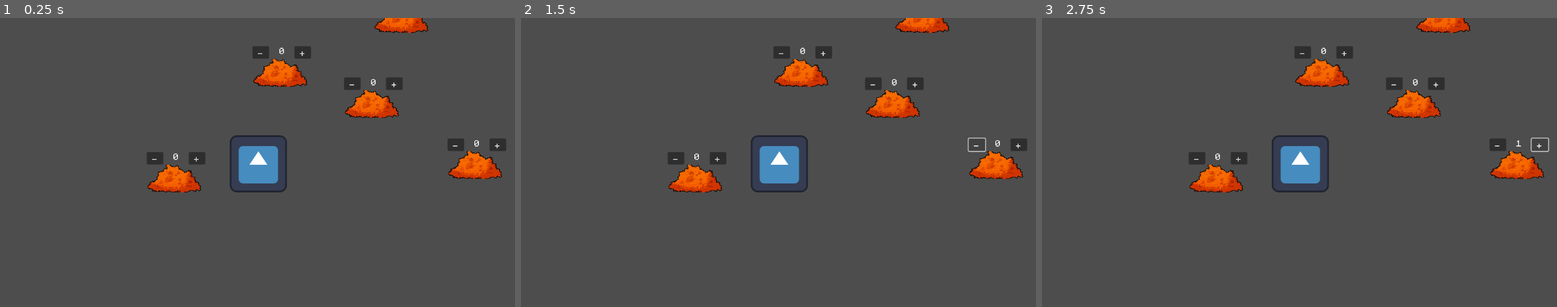
Above: before the commit, frames 1-3 (left to right).
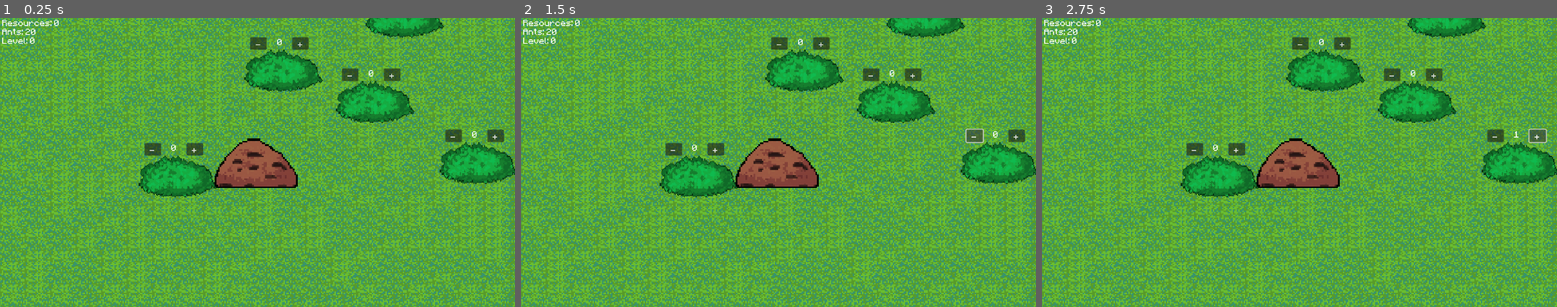
Above: after the commit, the same moments.

Repository: korperka/MuravyinayaVoina2
Game: Godot game, scene res://main_scene.tscn
Two runs of this game, one before a commit and one after it. Both use one fixed random seed, a clock stepped at 60 frames per second and the inputs below. The engine's default icon, where the game draws it, is replaced by a stand-in: a white triangle on a blue panel in a dark square.
Inputs:
- Up to frame 1 (0.25 s): no input
- Up to frame 2 (1.5 s): click "+" at 0.5 s; click "-" at 1.25 s
- Up to frame 3 (2.75 s): click "+" at 2 s

The runs differ from the first frame. In frame 1, 100% of the frame differs, in the area x 0-100%, y 0-100%; in frame 2, 100%; in frame 3, 100%.

Commit message:
improved movement, etc

Diff:
--- a/ant.gd
+++ b/ant.gd
@@ -3,21 +3,89 @@
 class_name Ant
 
 @onready var animated_sprite = $AnimatedSprite2D
-# Максимальная скорость движения
 var max_speed = 500
-# Минимальная скорость движения
 var min_speed = 20
 
 var target_position = Vector2.ZERO
-var viewport_size = Vector2.ZERO
-@export
-var direction = Vector2.ZERO
+var initial_position = Vector2.ZERO
+var is_moving = false
+var return_after_target = false
+
+var intermediate_points = []
+var max_offset_distance = 50  # Максимальное отклонение от прямого пути
+
+func _ready():
+	initial_position = position
 
 func _process(delta):
-	var speed = randf_range(min_speed, max_speed)
-	velocity = direction * speed
+	if is_moving:
+		move_to_target_logic(delta)
 
-	animated_sprite.play("walk")
-	animated_sprite.rotation = direction.angle() + deg_to_rad(90)
+func move_to_target_logic(delta):
+	# Проверка наличия промежуточных точек
+	if intermediate_points.size() > 0:
+		target_position = intermediate_points[0]  # Берём первую точку
 
-	move_and_slide()
+	# Если мы приблизились к текущей цели (промежуточной точке или конечной цели)
+	var distance_to_target = position.distance_to(target_position)
+	if distance_to_target > 5:
+		var direction = (target_position - position).normalized()
+		var speed = randf_range(min_speed, max_speed)
+		velocity = direction * speed
+
+		animated_sprite.play("walk")
+		animated_sprite.rotation = direction.angle() + deg_to_rad(90)
+
+		move_and_slide()
+	else:
+		# Если достигли промежуточной точки, убираем её из списка
+		if intermediate_points.size() > 0:
+			intermediate_points.pop_front()
+
+		# Если это была последняя точка, проверяем, нужно ли вернуться на исходную позицию
+		if intermediate_points.size() == 0:
+			if return_after_target:
+				# Если цель — муравейник, удаляем муравья
+				if target_position == initial_position:
+					queue_free()  # Удалить муравья из сцены
+				else:
+					# Возвращаемся к исходной позиции
+					target_position = initial_position
+					generate_intermediate_points(position, target_position)  # Генерируем точки для возвращения
+					return_after_target = false
+			else:
+				# Останавливаемся, если достигли цели
+				is_moving = false
+
+# Функция для начала движения к цели
+func move_to_target(target: Vector2):
+	target_position = target
+	generate_intermediate_points(position, target_position)
+	is_moving = true
+
+# Функция для движения к цели и затем возвращения на исходную позицию
+func move_to_target_return(target: Vector2):
+	target_position = target
+	return_after_target = true
+	generate_intermediate_points(position, target_position)
+	is_moving = true
+
+# Генерация случайных промежуточных точек для движения по кривой
+func generate_intermediate_points(start_pos: Vector2, end_pos: Vector2):
+	intermediate_points.clear()
+
+	# Находим расстояние и направление к цели
+	var direction = (end_pos - start_pos).normalized()
+	var distance = start_pos.distance_to(end_pos)
+
+	# Генерируем промежуточные точки
+	var num_points = int(distance / 100)  # Примерное количество точек, зависит от расстояния
+	for i in range(num_points):
+		# Располагаем промежуточную точку вдоль пути с добавлением случайного отклонения
+		var interpolation_factor = float(i + 1) / float(num_points + 1)
+		var point_on_path = start_pos.lerp(end_pos, interpolation_factor)  # Заменено на lerp()
+		var offset = Vector2(randf_range(-max_offset_distance, max_offset_distance), randf_range(-max_offset_distance, max_offset_distance))
+		intermediate_points.append(point_on_path + offset)
+
+	# Добавляем конечную точку в список
+	intermediate_points.append(end_pos)
--- a/ant.tscn
+++ b/ant.tscn
@@ -35,6 +35,7 @@
 [node name="Ant" type="Node2D"]
 
 [node name="CharacterBody2D" type="CharacterBody2D" parent="."]
+z_index = 1
 script = ExtResource("1_xrkwy")
 
 [node name="AnimatedSprite2D" type="AnimatedSprite2D" parent="CharacterBody2D"]
--- a/ant_hill.gd
+++ b/ant_hill.gd
@@ -1,42 +1,84 @@
 extends Node2D
 
 var ant_scene = preload("res://ant.tscn")
+var time_passed: float = 0
+var interval: float = 100
+var ant_spawn_interval: float = 10.0  # Time in seconds to spawn a new ant
 
-var time_passed: float = 0
-var interval: float = 150
+func _ready() -> void:
+	ResourcePositions.positions.push_back(self)
 
-# Called when the node enters the scene tree for the first time.
-func _ready() -> void:
-	pass
-
-# Called every frame. 'delta' is the elapsed time since the previous frame.
 func _process(delta: float) -> void:
 	time_passed += delta
+
+	# Increase resources based on working ants
 	if time_passed >= interval / Storage.working_ants:
 		Storage.resources += 1
 		print("Resources are now ", Storage.resources)
 		time_passed = 0
 
+		# Upgrade anthill if resource requirements are met
 		var index = 0
 		for resources in Storage.anthill_updates:
 			index += 1
 			if Storage.resources == resources:
 				update_anthill(index)
 
+	# Spawn ants at regular intervals
+	ant_spawn_interval -= delta
+	if ant_spawn_interval <= 0:
+		for i in range(Storage.working_ants / ResourcePositions.resources.size()):
+			spawn_ant($Sprite2D.position)
+		ant_spawn_interval = 10.0  # Reset the spawn interval
 
-func spawn_ant(pos) -> Ant:
-	var instance = ant_scene.instantiate()
-	instance.position = pos
-	add_child(instance)
-	Storage.ants.push_front(instance)
-	return instance
+func find_random_leaf_pile() -> Vector2:
+	var available_leaf_piles = []
 
-func remove_ant(instance):
-	Storage.ants.erase(instance)
+	# Collect leaf piles with available workers from the global list
+	for leaf: Leaves in ResourcePositions.resources:
+		if leaf.workers > 0:
+			available_leaf_piles.append(leaf.position)
+			print("Available leaf pile found at position:", leaf.position, "with workers:", leaf.workers)
+
+	# Select a random leaf pile if available
+	if available_leaf_piles.size() > 0:
+		var random_index = randi() % available_leaf_piles.size()
+		print("Random leaf pile selected:", available_leaf_piles[random_index])
+		return available_leaf_piles[random_index]
+
+	print("No available leaf piles found")
+	return Vector2.ZERO
+
+func spawn_ant(pos: Vector2) -> Ant:
+	var instance_scene = ant_scene.instantiate()
+	var ant_instance = instance_scene.get_node("CharacterBody2D") as Ant
+
+	if ant_instance != null:
+		ant_instance.position = pos
+		add_child(instance_scene)
+		Storage.ants.push_front(ant_instance)
+
+		# Assign the ant a task to collect resources from a random leaf pile
+		var random_leaf_position = find_random_leaf_pile()
+		if random_leaf_position != Vector2.ZERO:
+			ant_instance.move_to_target_return(random_leaf_position)
+		else:
+			print("No available leaf piles to collect from")
+	else:
+		print("Error: Ant node could not be instantiated")
+
+	return ant_instance
+
+func get_leaf_instance(position: Vector2) -> Leaves:
+	# Assuming leaves are added to the scene tree, find the leaf instance at the given position
+	for leaf in get_children():
+		if leaf.position == position:
+			return leaf as Leaves
+	return null
 
 func update_anthill(level):
 	Storage.anthill_level += 1
 	Storage.ants_count *= 2
 
-	#TODO изменение текстурки
+	# Increase the size of the anthill sprite as an upgrade
 	$Sprite2D.scale *= Vector2(1.5, 1.5)
--- /dev/null
+++ b/camera.gd
@@ -0,0 +1,18 @@
+extends Camera2D
+
+var mouse_start_pos
+var screen_start_position
+
+var dragging = false
+
+
+func _input(event):
+	if event.is_action("drag"):
+		if event.is_pressed():
+			mouse_start_pos = event.position
+			screen_start_position = position
+			dragging = true
+		else:
+			dragging = false
+	elif event is InputEventMouseMotion and dragging:
+		position = zoom * (mouse_start_pos - event.position) + screen_start_position
--- a/grassTile1.tscn
+++ b/grassTile1.tscn
@@ -1,3 +1,10 @@
-[gd_scene format=3 uid="uid://bk0cwr7vdqrms"]
+[gd_scene load_steps=2 format=3 uid="uid://bk0cwr7vdqrms"]
+
+[ext_resource type="Texture2D" uid="uid://bnagk6jq2l0qj" path="res://GrassTile1.png" id="1_38j6h"]
 
 [node name="Node2D" type="Node2D"]
+
+[node name="GrassTile1" type="Sprite2D" parent="."]
+position = Vector2(48, 46)
+scale = Vector2(3, 3)
+texture = ExtResource("1_38j6h")
--- a/grassTile2.tscn
+++ b/grassTile2.tscn
@@ -1,3 +1,10 @@
-[gd_scene format=3 uid="uid://hl5s5nhj8x6d"]
+[gd_scene load_steps=2 format=3 uid="uid://hl5s5nhj8x6d"]
+
+[ext_resource type="Texture2D" uid="uid://c7assir52pv7l" path="res://GrassTile2.png" id="1_acf0q"]
 
 [node name="Node2D" type="Node2D"]
+
+[node name="GrassTile2" type="Sprite2D" parent="."]
+position = Vector2(51, 46)
+scale = Vector2(3, 3)
+texture = ExtResource("1_acf0q")
--- a/grassTile3.tscn
+++ b/grassTile3.tscn
@@ -1,3 +1,10 @@
-[gd_scene format=3 uid="uid://cs0f2osx8fcaa"]
+[gd_scene load_steps=2 format=3 uid="uid://cs0f2osx8fcaa"]
+
+[ext_resource type="Texture2D" uid="uid://dlfuaiqyiu5l3" path="res://GrassTile3.png" id="1_hw4d0"]
 
 [node name="Node2D" type="Node2D"]
+
+[node name="GrassTile3" type="Sprite2D" parent="."]
+position = Vector2(51, 53)
+scale = Vector2(3, 3)
+texture = ExtResource("1_hw4d0")
--- /dev/null
+++ b/info.gd
@@ -0,0 +1,19 @@
+extends RichTextLabel
+
+
+# Called when the node enters the scene tree for the first time.
+func _ready() -> void:
+	pass # Replace with function body.
+
+
+# Called every frame. 'delta' is the elapsed time since the previous frame.
+func _process(delta: float) -> void:
+	# Update the text by directly setting it
+	var formatted_text = "Resources: {resources}\nAnts: {ants}\nLevel: {level}".format({
+		"resources": Storage.resources,
+		"ants": Storage.ants_count,
+		"level": Storage.anthill_level
+	})
+
+	# Set the new text
+	text = formatted_text
--- a/leaves.tscn
+++ b/leaves.tscn
@@ -1,10 +1,12 @@
 [gd_scene load_steps=3 format=3 uid="uid://brtrs5twonwds"]
 
 [ext_resource type="Script" path="res://leaves.gd" id="1_0sdb8"]
-[ext_resource type="Texture2D" uid="uid://c0lqur3rrwiv0" path="res://kucha_listyev2.png" id="1_5tphu"]
+[ext_resource type="Texture2D" uid="uid://cx1c6oveoh68u" path="res://kucha_listyev.png" id="2_8chf7"]
 
 [node name="Leaves" type="Node2D"]
 script = ExtResource("1_0sdb8")
 
 [node name="Sprite2D" type="Sprite2D" parent="."]
-texture = ExtResource("1_5tphu")
+z_index = 1
+scale = Vector2(1.7, 1.7)
+texture = ExtResource("2_8chf7")
--- a/main_scene.tscn
+++ b/main_scene.tscn
@@ -1,15 +1,39 @@
-[gd_scene load_steps=4 format=3 uid="uid://d3x2ifqaylc5i"]
+[gd_scene load_steps=7 format=3 uid="uid://d3x2ifqaylc5i"]
 
 [ext_resource type="Script" path="res://spawn.gd" id="1_2glsl"]
 [ext_resource type="Script" path="res://ant_hill.gd" id="1_ysck7"]
-[ext_resource type="Texture2D" uid="uid://bwtk67xxvmx4c" path="res://icon.svg" id="2_3cdwb"]
+[ext_resource type="Texture2D" uid="uid://b8w2um7ejsl71" path="res://anthill.png" id="3_fd3tl"]
+[ext_resource type="Script" path="res://camera.gd" id="4_t1f4r"]
+[ext_resource type="FontFile" uid="uid://dimoc3hwcdlqp" path="res://minecraft_font.ttf" id="5_5gv50"]
+[ext_resource type="Script" path="res://info.gd" id="6_ebap2"]
 
 [node name="MainNode" type="Node2D"]
 script = ExtResource("1_2glsl")
 
 [node name="AntHill" type="StaticBody2D" parent="."]
+position = Vector2(1, 0)
 script = ExtResource("1_ysck7")
 
 [node name="Sprite2D" type="Sprite2D" parent="AntHill"]
-position = Vector2(578, 327)
-texture = ExtResource("2_3cdwb")
+z_index = 2
+position = Vector2(579, 325)
+scale = Vector2(1.82157, 1.82157)
+texture = ExtResource("3_fd3tl")
+
+[node name="Camera2D" type="Camera2D" parent="."]
+position = Vector2(581, 324)
+script = ExtResource("4_t1f4r")
+
+[node name="info" type="RichTextLabel" parent="."]
+z_index = 5
+offset_left = 10.0
+offset_right = 218.0
+offset_bottom = 92.0
+theme_override_fonts/normal_font = ExtResource("5_5gv50")
+theme_override_fonts/bold_italics_font = ExtResource("5_5gv50")
+theme_override_fonts/bold_font = ExtResource("5_5gv50")
+bbcode_enabled = true
+text = "Resources:  {resources}
+Ants: {ants}
+Anthill level: {level}"
+script = ExtResource("6_ebap2")
--- a/project.godot
+++ b/project.godot
@@ -20,6 +20,14 @@
 ResourcePositions="*res://resource_positions.gd"
 Storage="*res://storage.gd"
 
+[input]
+
+drag={
+"deadzone": 0.5,
+"events": [Object(InputEventMouseButton,"resource_local_to_scene":false,"resource_name":"","device":-1,"window_id":0,"alt_pressed":false,"shift_pressed":false,"ctrl_pressed":false,"meta_pressed":false,"button_mask":0,"position":Vector2(0, 0),"global_position":Vector2(0, 0),"factor":1.0,"button_index":2,"canceled":false,"pressed":false,"double_click":false,"script":null)
+]
+}
+
 [rendering]
 
 textures/canvas_textures/default_texture_filter=0
--- a/resource_positions.gd
+++ b/resource_positions.gd
@@ -2,6 +2,7 @@
 
 @export
 var positions: Array[Vector2] = []
+var resources: Array[Leaves] = []
 # Called when the node enters the scene tree for the first time.
 func _ready() -> void:
 	pass # Replace with function body.
--- a/spawn.gd
+++ b/spawn.gd
@@ -7,7 +7,7 @@
 # Number of objects to create
 var number_of_objects = 5
 var min_spawn_distance = 150
-var max_iterations = 100
+var max_iterations = 10
 
 var object_scenes = [preload("res://grassTile1.tscn"), preload("res://grassTile2.tscn"), preload("res://grassTile3.tscn")]
 
@@ -15,15 +15,15 @@
 
 func _floor():
 	# Number of objects to create
-	var tilesX = 12
-	var tilesY = 10
-	var viewport_size = get_viewport().get_size();
+	var tilesX = 20
+	var tilesY = 25
+	var viewport_size = get_viewport().get_size()
 	for i in range(tilesX):
 		for j in range(tilesY):
-			var r = int(rng.randf_range(0, 2))
+			var r = int(rng.randf_range(0,2))
 			var instance = object_scenes[r].instantiate(PackedScene.GEN_EDIT_STATE_INSTANCE)
 			 # Randomly position the instance within the screen area
-			var random_position = Vector2(i*((viewport_size.x+100)/tilesX), j*(viewport_size.y/tilesY))
+			var random_position = Vector2(i*((viewport_size.x)/tilesX), j*(viewport_size.y/tilesY))
 			instance.position = random_position
 
 			# Add the instance to the current scene
@@ -59,11 +59,13 @@
 		instance.position = pos
 		add_child(instance)
 
+		ResourcePositions.resources.push_front(instance)
+
 		# Создаем и добавляем кнопки
 		var buttons_instance = button_scene.instantiate()
 
 		# Устанавливаем позицию кнопок относительно позиции листьев
-		buttons_instance.position = instance.position - Vector2(0, 60)
+		buttons_instance.position = instance.position - Vector2(0, 80)
 
 		add_child(buttons_instance)
 #
--- a/storage.gd
+++ b/storage.gd
@@ -1,6 +1,6 @@
 extends Node
 
-static var ants_count = 100
+static var ants_count = 20
 static var working_ants = 0
 static var ants = []
 
Binary file added: GrassTile1.png
Not shown, added: GrassTile1.png.import
Binary file added: GrassTile2.png
Not shown, added: GrassTile2.png.import
Binary file added: GrassTile3.png
Not shown, added: GrassTile3.png.import
Binary file added: anthill.png
Not shown, added: anthill.png.import
Binary file changed: kucha_listyev.png
